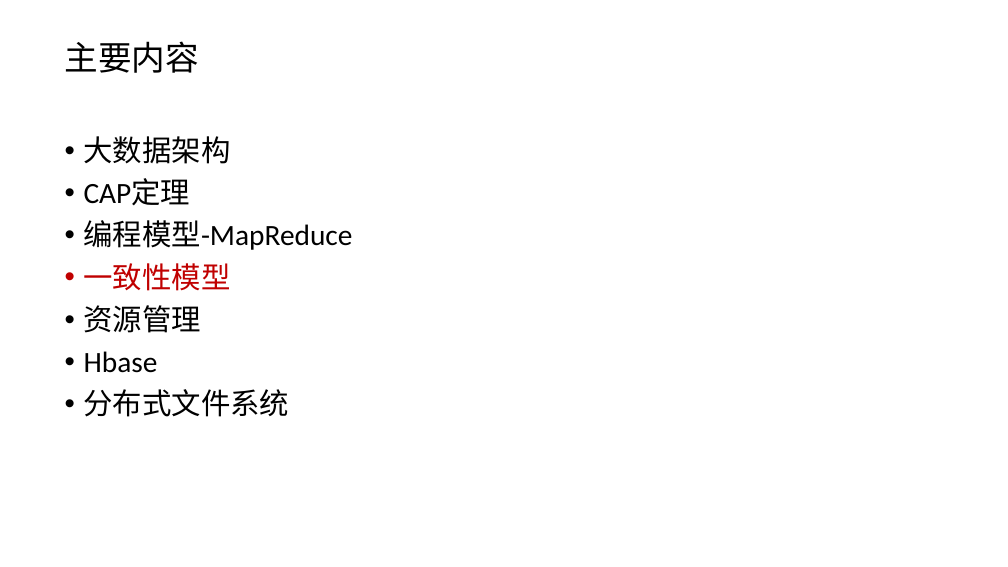
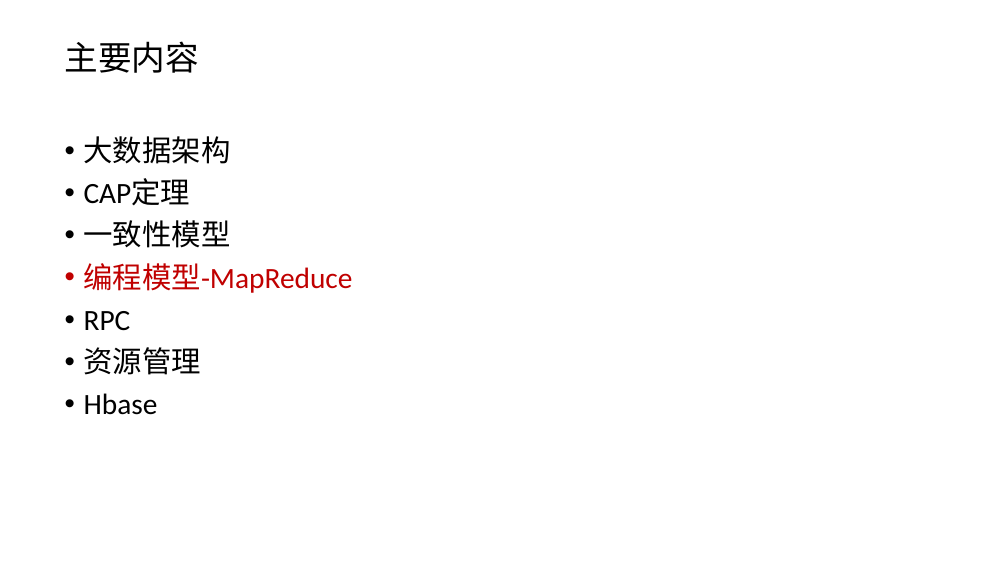
Before and after one commit to anancds/bigdata_ppts, a slide deck: slide 51 of bigdata/大数据.pptx (slide 36 before the commit). Drawn at 1008x567 pixels with LibreOffice and Linux fonts; fonts in the diff are those of the drawing. Boxes give left, top, right and bottom in pixels: in the first picture for what was removed or moved away, otherwise in the second. Text is boxed around its words. In the diff, an @@ line names an element or a change of style, - is before the commit and + after.

```diff
--- a/bigdata/大数据.pptx
+++ b/bigdata/大数据.pptx
@@ text at (84,220,231,248): paragraph added @@
+• 一致性模型
@@ text at (84,263,353,293): text colour #000000 to #C00000 in "编程模型-MapReduce" @@
@@ text at (84,311,131,331): text changed; text colour #C00000 to #000000 @@
-• 一致性模型
+• RPC
@@ text at (84,389,290,417): paragraph removed @@
-• 分布式文件系统
```
Also in this commit, not shown: 18 other slides changed, 16 slides added, 4 slides removed.
